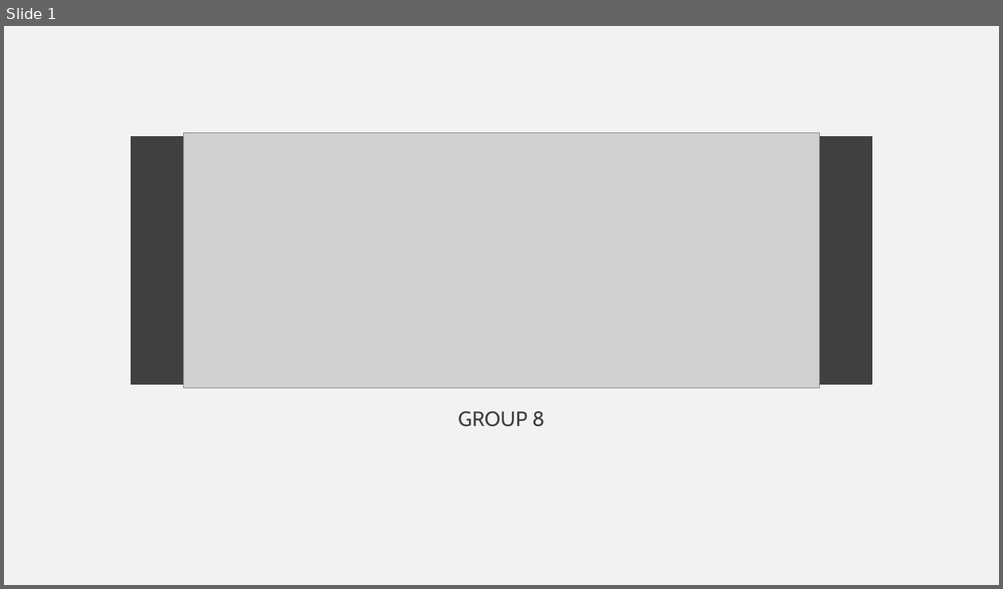
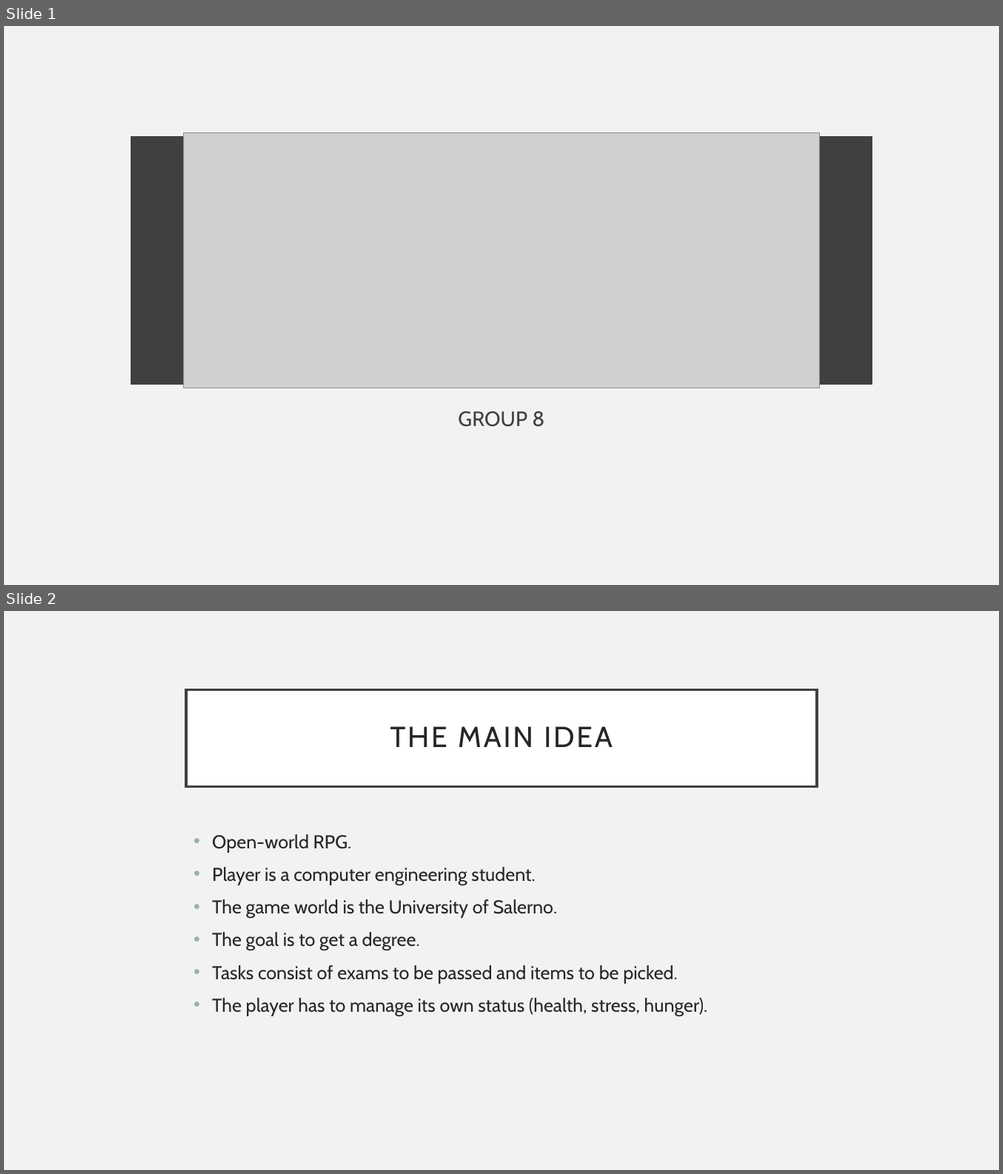
Before and after one commit to gdesimone97/unisa-life, a slide deck: PRESENTAZIONE FINALE2.pptx. Shown one above the other, each under a label of ours: slide 1 before the commit, slides 1 and 2 after it. The pictures are 1003x589 and 1003x1174 pixels, drawn with LibreOffice and Linux fonts; fonts in the diff are those of the drawing; grey boxes stand for pictures. Boxes give left, top, right and bottom in pixels: in the first picture for what was removed or moved away, otherwise in the second. Text is boxed around its words. In the diff, an @@ line names an element or a change of style, - is before the commit and + after.

```diff
--- a/PRESENTAZIONE FINALE2.pptx
+++ b/PRESENTAZIONE FINALE2.pptx
@@ slide 2 added at [4,611,999,1170], background #F2F2F2 @@
@@ title added at [186,689,817,786], fill #FFFFFF, outline #404040 2.5 pt, 28 pt, text #262626 @@
+THE MAIN IDEA
@@ text added at [212,834,708,1017], 18 pt, text #262626 @@
+• Open-world RPG.
+• Player is a computer engineering student.
+• The game world is the University of Salerno.
+• The goal is to get a degree.
+• Tasks consist of exams to be passed and items to be picked.
+• The player has to manage its own status (health, stress, hunger).
```
Also in this commit, not shown: 2 slides changed, 1 other slide added.
